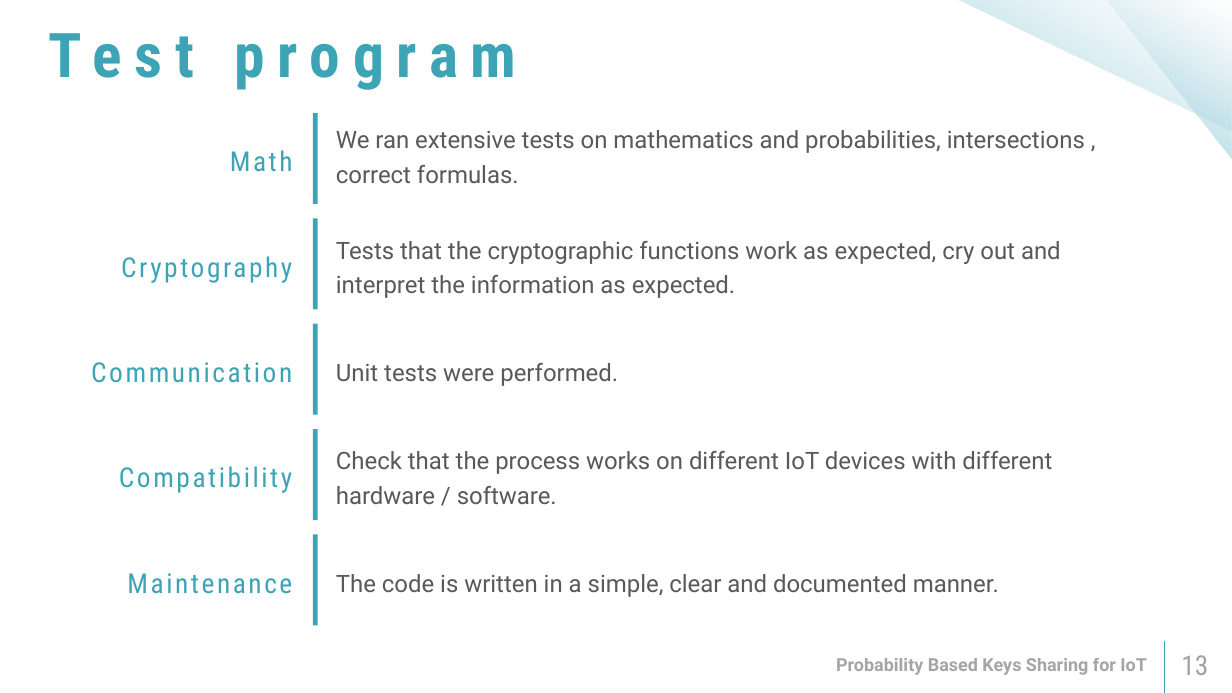
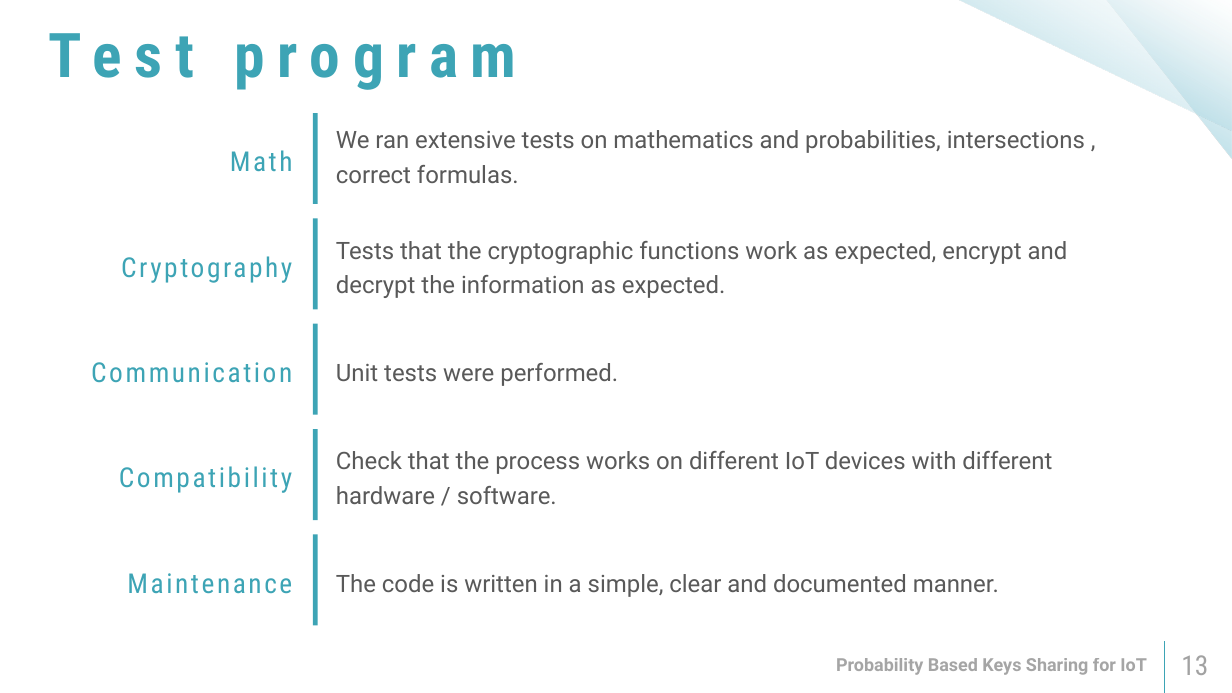
Before and after one commit to reutnagar/distributed-RSA-for-IoT, a slide deck: slide 13 of Docs/Submission/מצגת פרויקט גמר.pptx. Drawn at 1232x693 pixels with LibreOffice and Linux fonts; fonts in the diff are those of the drawing. Boxes give left, top, right and bottom in pixels: in the first picture for what was removed or moved away, otherwise in the second. Text is boxed around its words. In the diff, an @@ line names an element or a change of style, - is before the commit and + after.

```diff
--- a/Docs/Submission/מצגת פרויקט גמר.pptx
+++ b/Docs/Submission/מצגת פרויקט גמר.pptx
@@ text at bbox=[336, 241, 1068, 298]: text changed @@
-Tests that the cryptographic functions work as expected, cry out and interpret the information as expected.
+Tests that the cryptographic functions work as expected, encrypt and decrypt the information as expected.
```
Also in this commit, not shown: 6 other slides changed.
